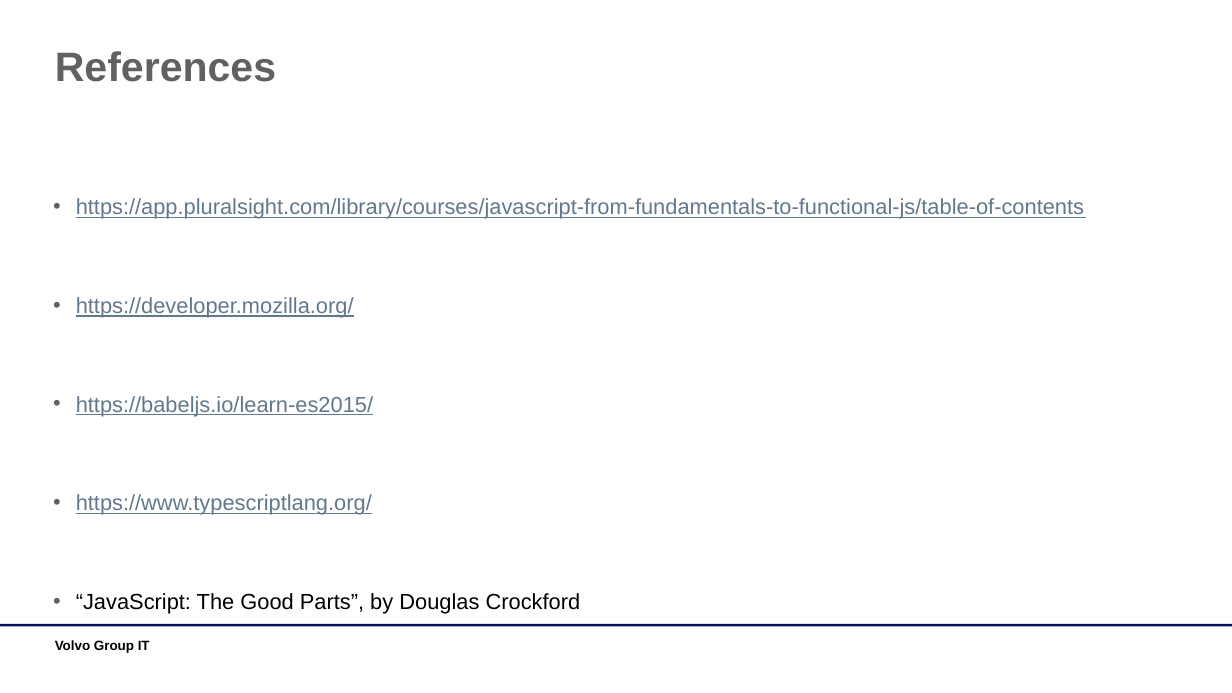
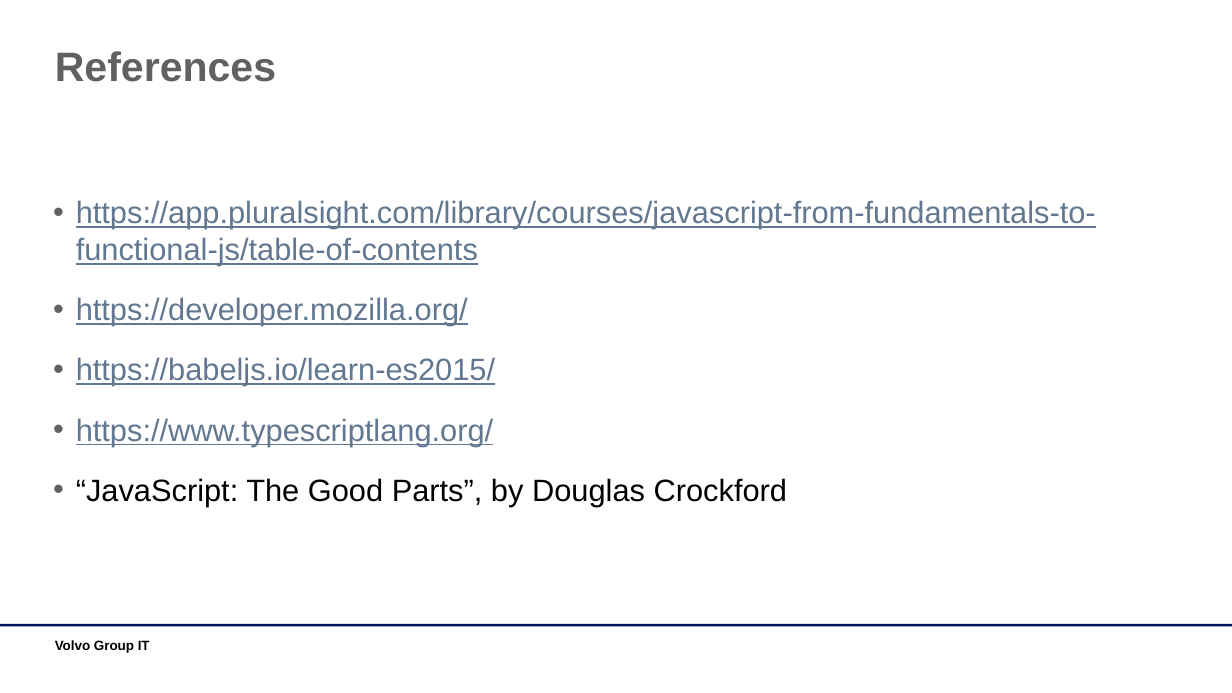
Before and after one commit to dankrz/JsTraining, a slide deck: slide 25 of JsTraining-presentation/JS Training.pptx. Drawn at 1232x693 pixels with LibreOffice and Linux fonts; fonts in the diff are those of the drawing; background and template pictures are left out. Boxes give left, top, right and bottom in pixels: in the first picture for what was removed or moved away, otherwise in the second. Text is boxed around its words. In the diff, an @@ line names an element or a change of style, - is before the commit and + after.

```diff
--- a/JsTraining-presentation/JS Training.pptx
+++ b/JsTraining-presentation/JS Training.pptx
@@ text "https://app.pluralsight.com/library/courses/javascript-from- ..." at bbox=[76, 200, 1096, 506]: size 17 to 24 pt @@
```
Also in this commit, not shown: 10 other slides changed, 3 other files.
